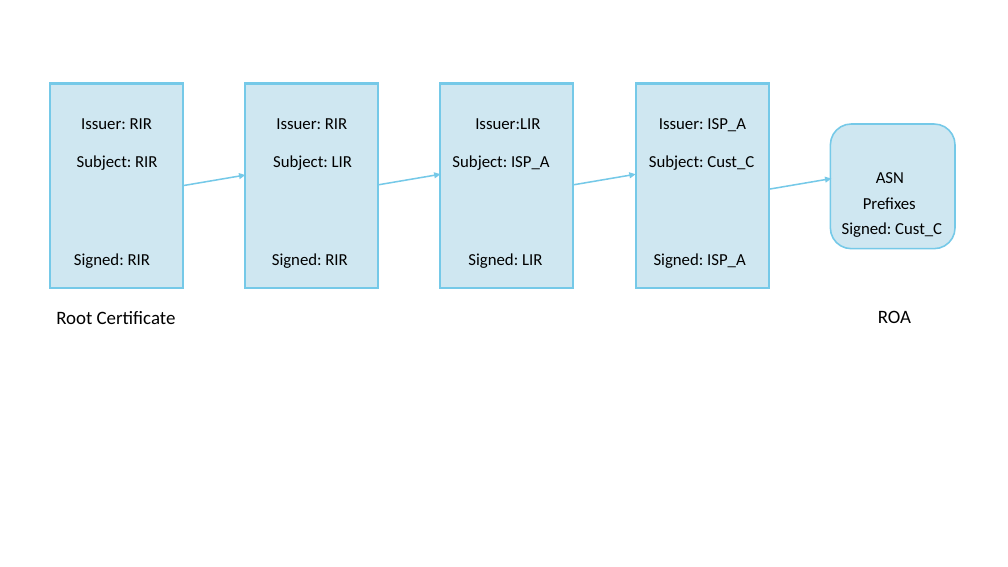
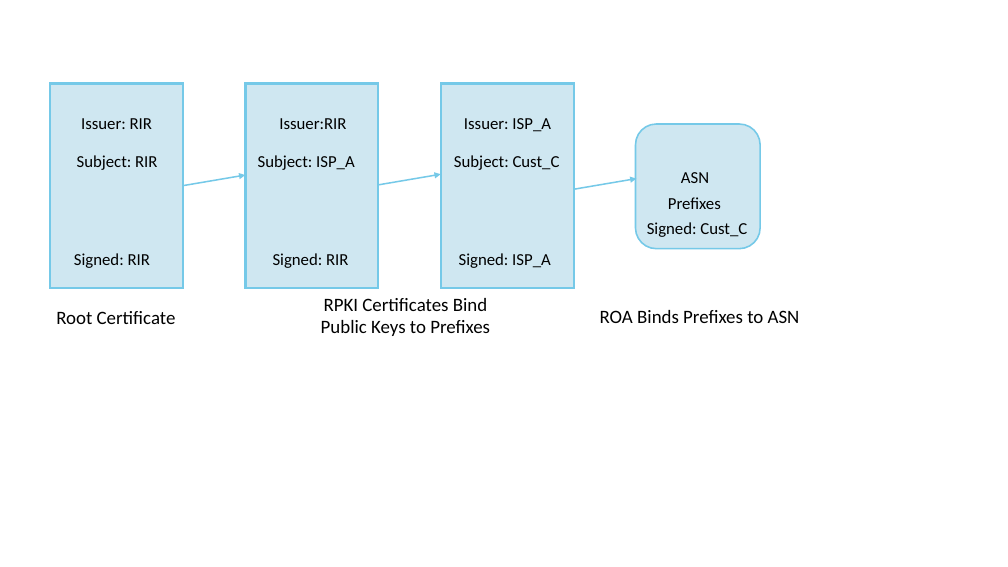
Before and after one commit to SystemsApproach/security, a slide deck: slide 8 of figures/SecurityFigs.odp. Drawn at 1008x567 pixels with LibreOffice and Linux fonts; fonts in the diff are those of the drawing. Boxes give left, top, right and bottom in pixels: in the first picture for what was removed or moved away, otherwise in the second. Text is boxed around its words. In the diff, an @@ line names an element or a change of style, - is before the commit and + after.

Commit message:
update figures for RPKI and ROA

```diff
--- a/figures/SecurityFigs.odp
+++ b/figures/SecurityFigs.odp
@@ rectangle removed at bbox=[636, 83, 769, 287] @@
@@ text at bbox=[279, 118, 346, 129]: spaces changed @@
-Issuer: RIR
+Issuer:RIR
@@ text removed at bbox=[475, 118, 540, 129] @@
-Issuer:LIR
@@ 7 texts, 1 rounded rectangle: place and size @@
-7 texts, 1 rounded rectangle at bbox=[452, 118, 955, 268]
+7 texts, 1 rounded rectangle at bbox=[258, 118, 761, 268]
@@ rectangle removed at bbox=[684, 133, 721, 155] @@
@@ text removed at bbox=[273, 155, 352, 170] @@
-Subject: LIR
@@ arrow moved from (573, 185) - (636, 174) to (574, 189) - (637, 178) @@
@@ arrow removed from (769, 189) to (832, 178) @@
@@ text removed at bbox=[468, 253, 542, 268] @@
-Signed: LIR
@@ text added at bbox=[321, 298, 490, 336], 18 pt, text #000000 @@
+RPKI Certificates Bind
+Public Keys to Prefixes
@@ text added at bbox=[600, 310, 800, 323], 18 pt, text #000000 @@
+ROA Binds Prefixes to ASN
@@ text removed at bbox=[878, 310, 911, 323] @@
-ROA
```
Also in this commit, not shown: 1 other slide changed, 2 other files.
